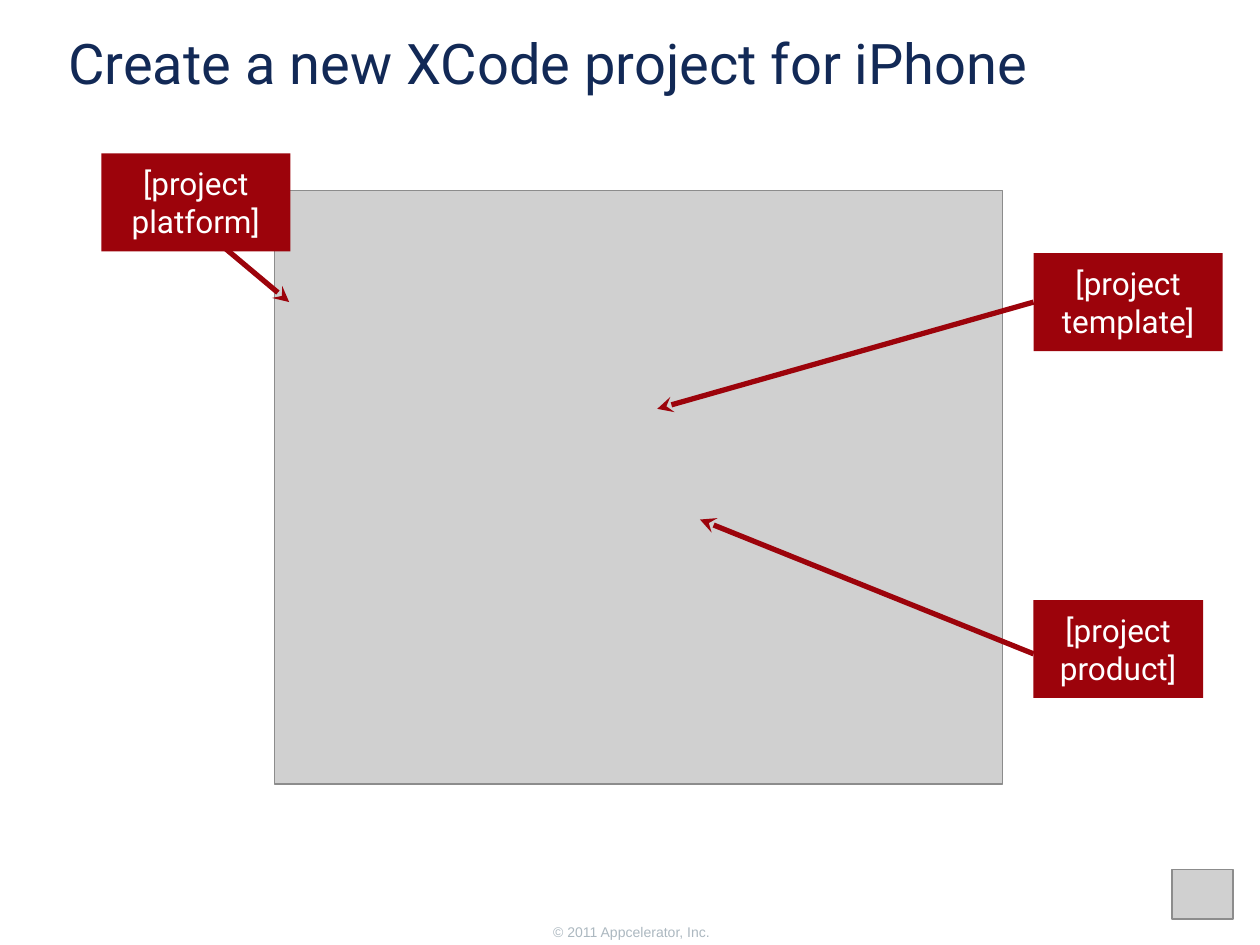
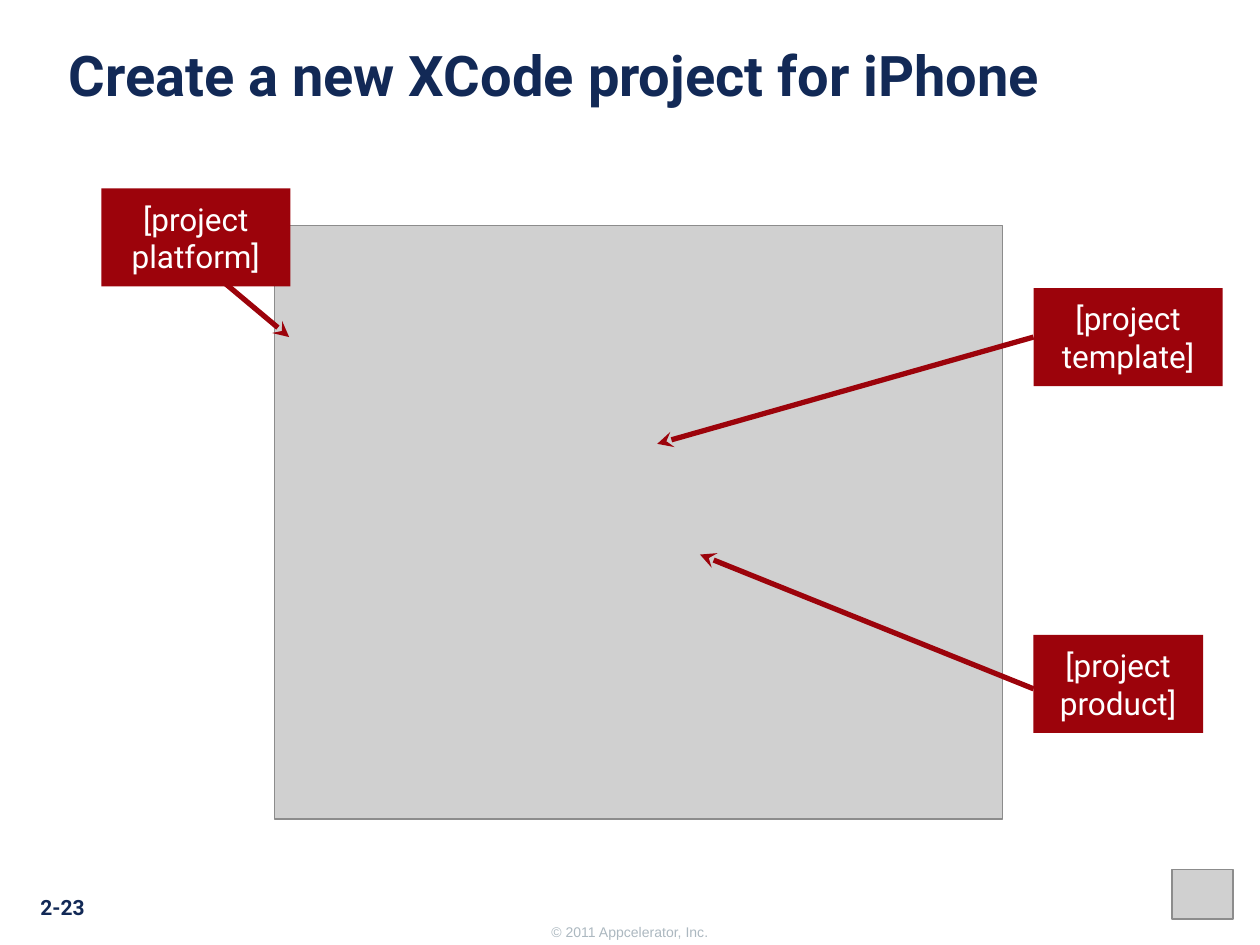
Before and after one commit to appcelerator-training-archive/tcad_certification, a slide deck: slide 23 of 210/210.ppt. Drawn at 1260x945 pixels with LibreOffice and Linux fonts; fonts in the diff are those of the drawing; grey boxes stand for pictures; background and template pictures are left out. Boxes give left, top, right and bottom in pixels: in the first picture for what was removed or moved away, otherwise in the second. Text is boxed around its words. In the diff, an @@ line names an element or a change of style, - is before the commit and + after.

```diff
--- a/210/210.ppt
+++ b/210/210.ppt
@@ text "Create a new XCode project ...": place and size @@
-text "Create a new XCode project ..." at [68, 41, 1027, 96]
+text "Create a new XCode project ..." at [68, 53, 1040, 108]
@@ text "Create a new XCode project ..." at [68, 53, 1040, 108]: bold on @@
@@ 3 texts, 3 rectangles, 3 arrows, 1 picture: place and size @@
-3 texts, 3 rectangles, 3 arrows, 1 picture at [102, 154, 1222, 784]
+3 texts, 3 rectangles, 3 arrows, 1 picture at [102, 188, 1222, 819]
@@ page number added at [40, 900, 84, 916], 12 pt, text #122956, bold @@
+2-23
@@ text added at [566, 927, 709, 940], 8 pt, text #ACB8C0 @@
+© 2011 Appcelerator, Inc.
@@ text removed at [567, 927, 710, 940] @@
-© 2011 Appcelerator, Inc.
```
Also in this commit, not shown: 27 other slides changed, 1 slide added, 5 slides removed, 54 other files.
